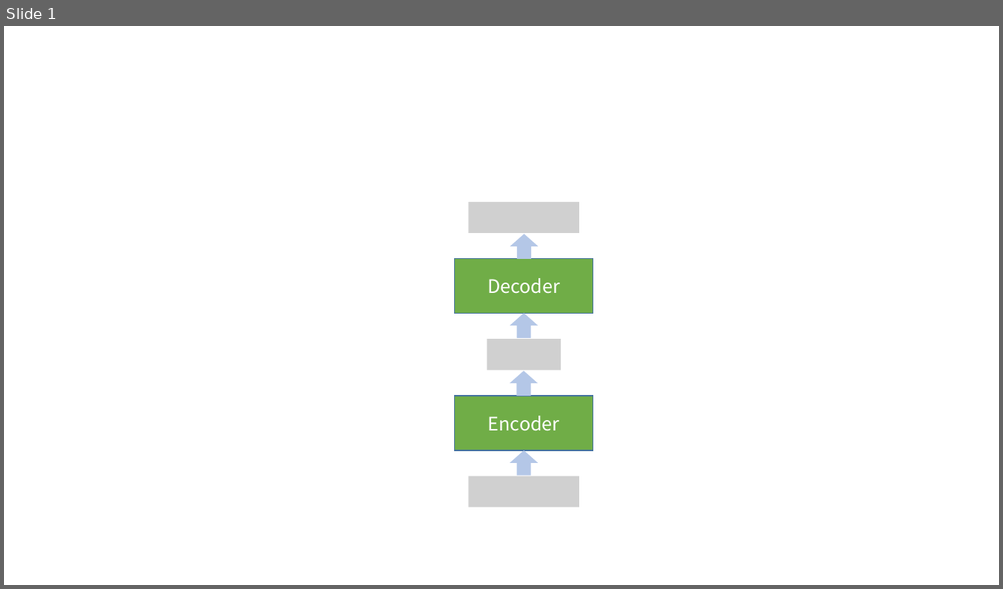
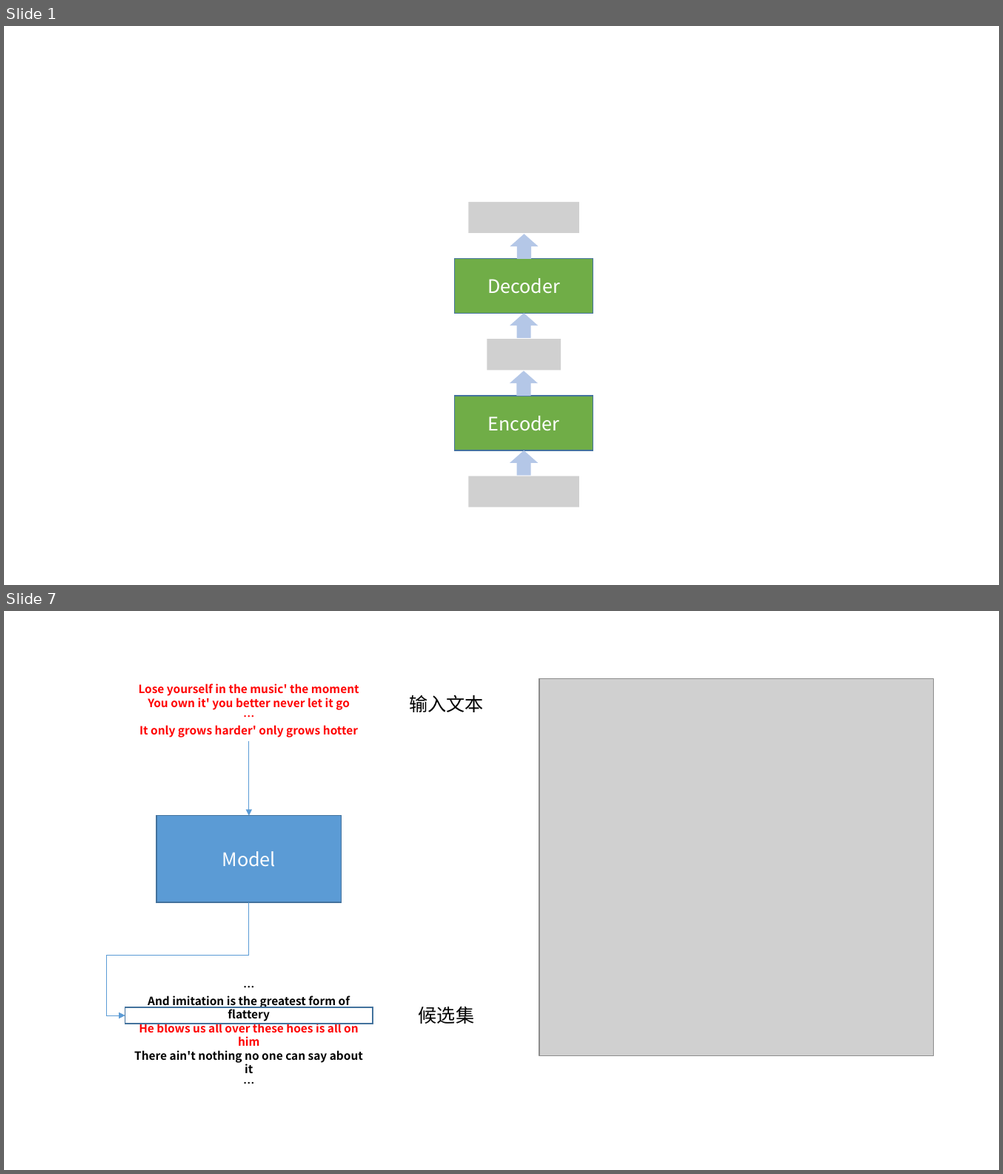
Before and after one commit to NKwhz/grad_project, a slide deck: 图们.pptx. Shown one above the other, each under a label of ours: slide 1 before the commit, slides 1 and 7 after it; the slides between them are not shown. The pictures are 1003x589 and 1003x1174 pixels, drawn with LibreOffice and Linux fonts; fonts in the diff are those of the drawing; grey boxes stand for pictures. Boxes give left, top, right and bottom in pixels: in the first picture for what was removed or moved away, otherwise in the second. Text is boxed around its words. In the diff, an @@ line names an element or a change of style, - is before the commit and + after.

```diff
--- a/图们.pptx
+++ b/图们.pptx
@@ slide 7 added at <box>4,611,999,1170</box>, background #FFFFFF @@
@@ picture added at <box>539,679,933,1056</box> @@
@@ group added at <box>106,684,484,1063</box>: 4 texts, 2 rectangles, 1 arrow, 1 elbow arrow @@
+Lose yourself in the music' the moment
+You own it' you better never let it go
+…
+It only grows harder' only grows hotter
+…
+And imitation is the greatest form of flattery
+He blows us all over these hoes is all on him
+There ain't nothing no one can say about it
+…
+Model
+输入文本
+候选集
```
Also in this commit, not shown: 11 other slides added, 40 other files.
